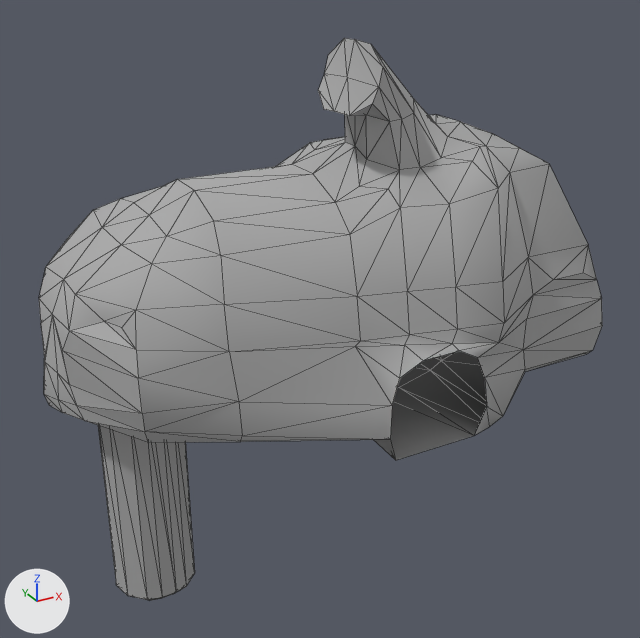
Before and after pictures for a commit that changed the FBX model Assets/Prefabs/Cavern_win.FBX.
Camera for both pictures: a camera (50 mm lens) standing at (-0.9, -2.2, 1.49) and looking at (0.53, 0.41, 0.19). Arrows for +X, +Y and +Z are at lower left; the lights stay in place. Mesh edges are drawn as thin lines. Where no turn or scale is listed for an object, it has been applied to the vertices. Vertices at the same position are counted once.

The older version as bpy lines, for what is in view:
```python
me_mesh = bpy.data.meshes.new('Mesh')
me_mesh.from_pydata(...)  # 303 vertices, 576 faces; spans x -0.46..1.55, y -0.18..1.01, z -0.74..1.18
me_mesh.materials.append(mat_checkered)  # grey #aaaaaa
ob_cavern_win = bpy.data.objects.new('Cavern_win', me_mesh)
ob_cavern_win.location = (-0.002, -0.001, 0.0)
```
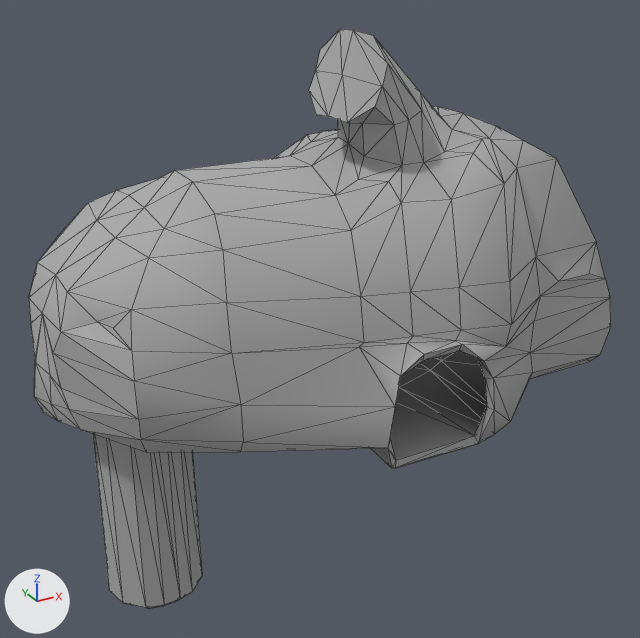
Where the change shows, as pixel boxes (x1, y1, x2, y2) in the pictures (640 x 638 px):
'Cavern_win', reshaped
    before: (39, 38, 602, 600)
    after: (29, 29, 611, 609)
part 1 of me_mesh, added
    after: (29, 29, 611, 609)

Diff of the bpy script that builds the scene:
```diff
--- a/Assets/Prefabs/Cavern_win.FBX.py
+++ b/Assets/Prefabs/Cavern_win.FBX.py
@@ me_mesh @@
 # used by ob_cavern_win; location = (-0.002, -0.001, 0.0)
-me_mesh.from_pydata(...)  # 303 vertices, 576 faces; spans x -0.46..1.55, y -0.18..1.01, z -0.74..1.18
+me_mesh.from_pydata(...)  # 612 vertices, 1228 faces; spans x -0.49..1.58, y -0.2..1.03, z -0.77..1.2
+# me_mesh part 1: 309 vertices added at x -0.49..1.58, y -0.2..1.03, z -0.77..1.2
 me_mesh.materials.append(mat_checkered)
```
